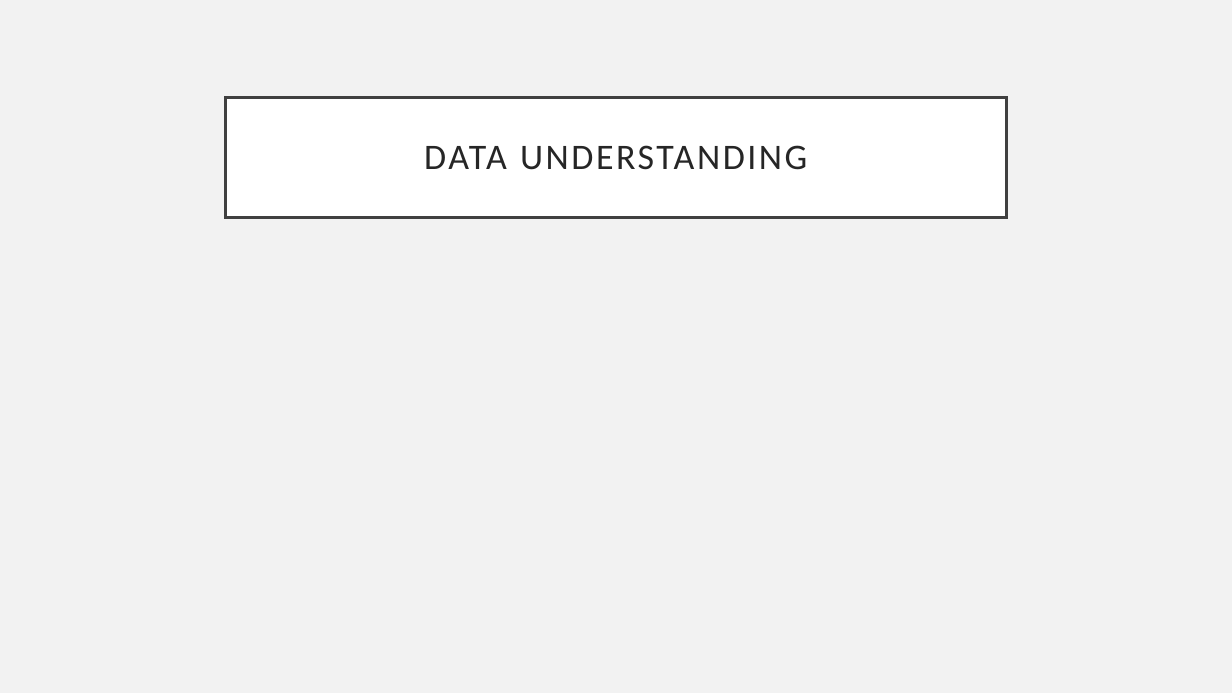
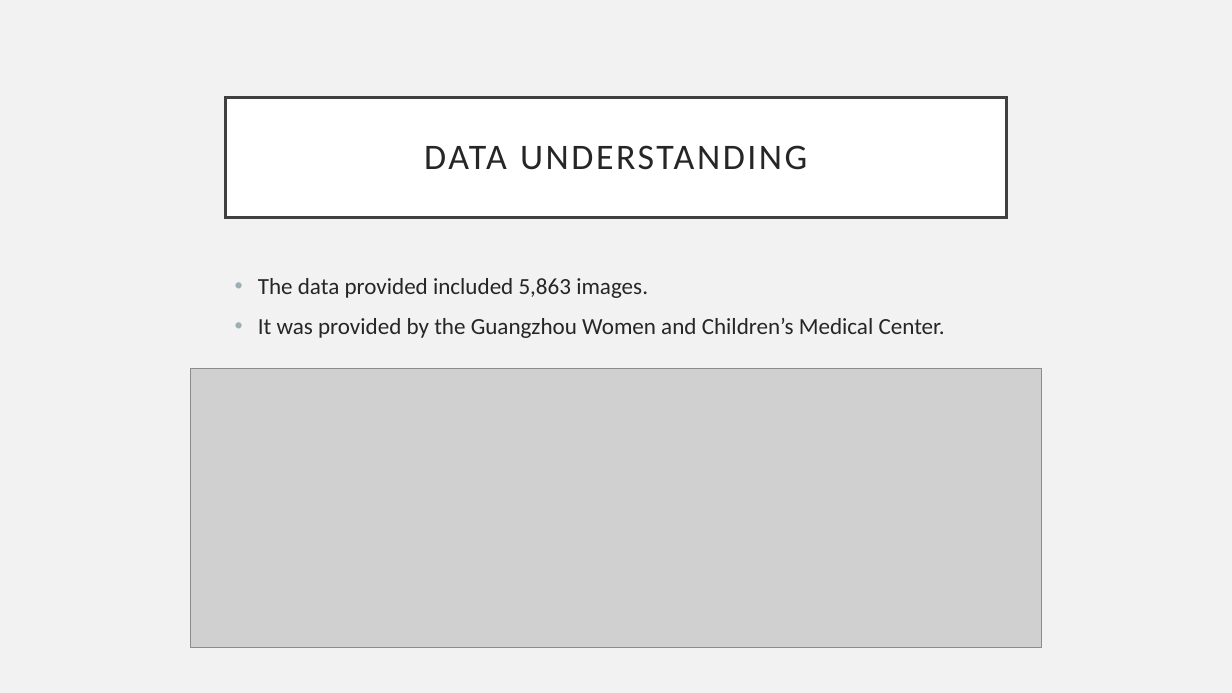
Before and after one commit to PattiCakes59/Chest-X-Ray-Examination, a slide deck: slide 5 of PneumoniaPresentation.pptx. Drawn at 1232x693 pixels with LibreOffice and Linux fonts; fonts in the diff are those of the drawing; grey boxes stand for pictures. Boxes give left, top, right and bottom in pixels: in the first picture for what was removed or moved away, otherwise in the second. Text is boxed around its words. In the diff, an @@ line names an element or a change of style, - is before the commit and + after.

```diff
--- a/PneumoniaPresentation.pptx
+++ b/PneumoniaPresentation.pptx
@@ text added at (258,278,945,338), 18 pt, text #262626 @@
+• The data provided included 5,863 images.
+• It was provided by the Guangzhou Women and Children’s Medical Center.
@@ picture added at (190,369,1043,648) @@
```
Also in this commit, not shown: 4 other slides changed, 5 slides added, 4 slides removed.
